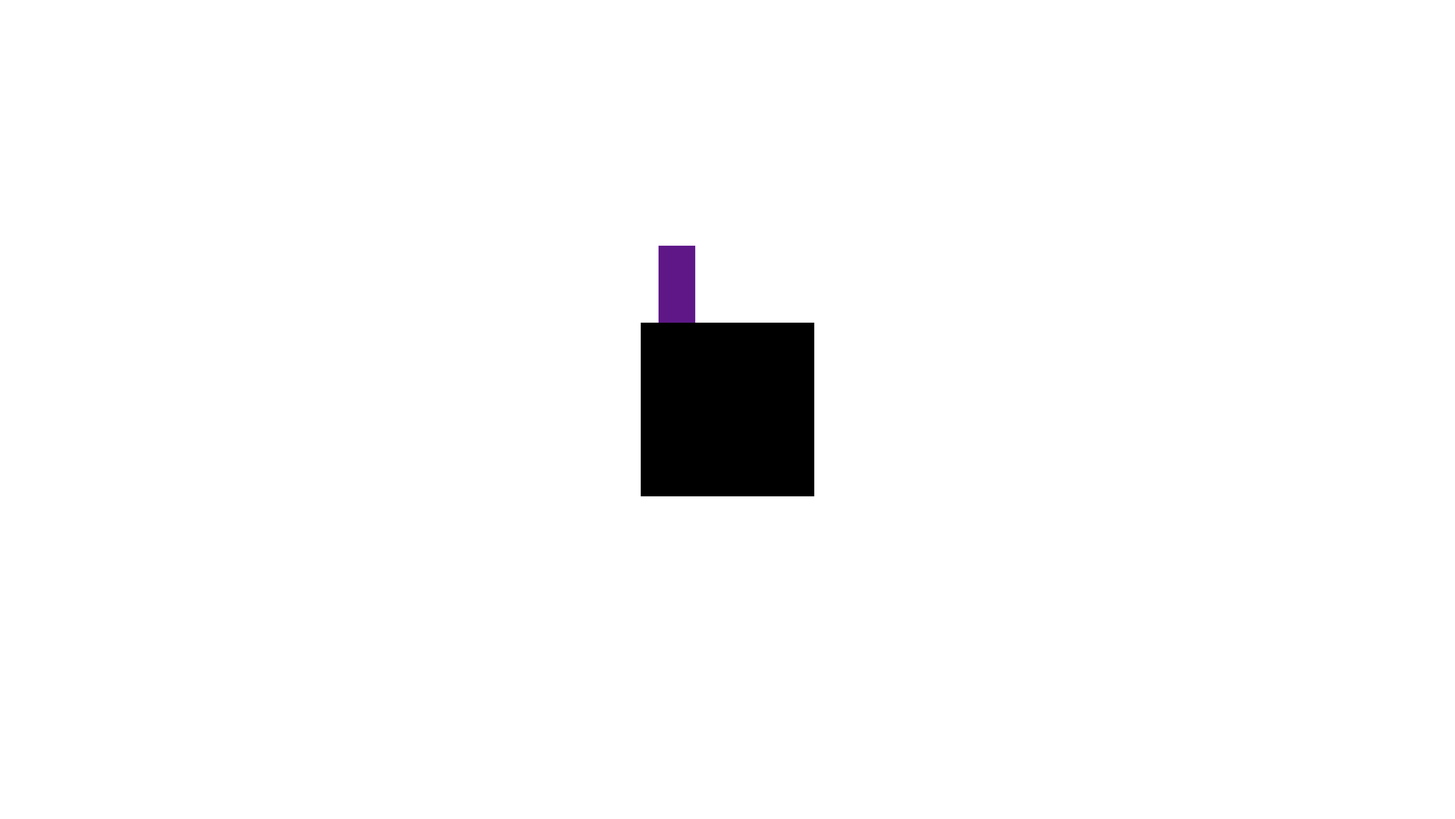
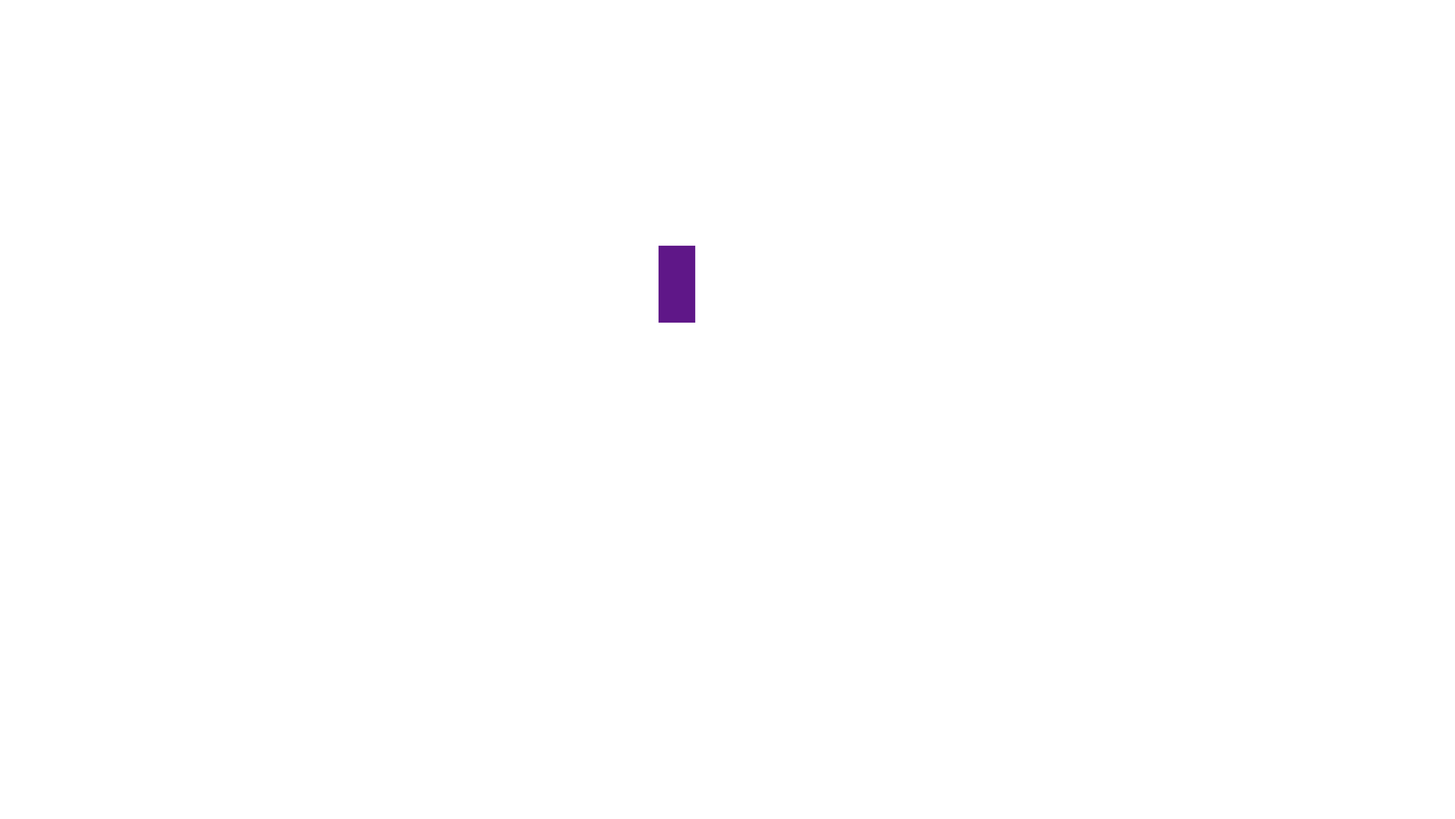
Two versions of the same layered image (1455x819). Layer-by-layer changes:
painted on "Ground1" over 640, 322, 815, 497
